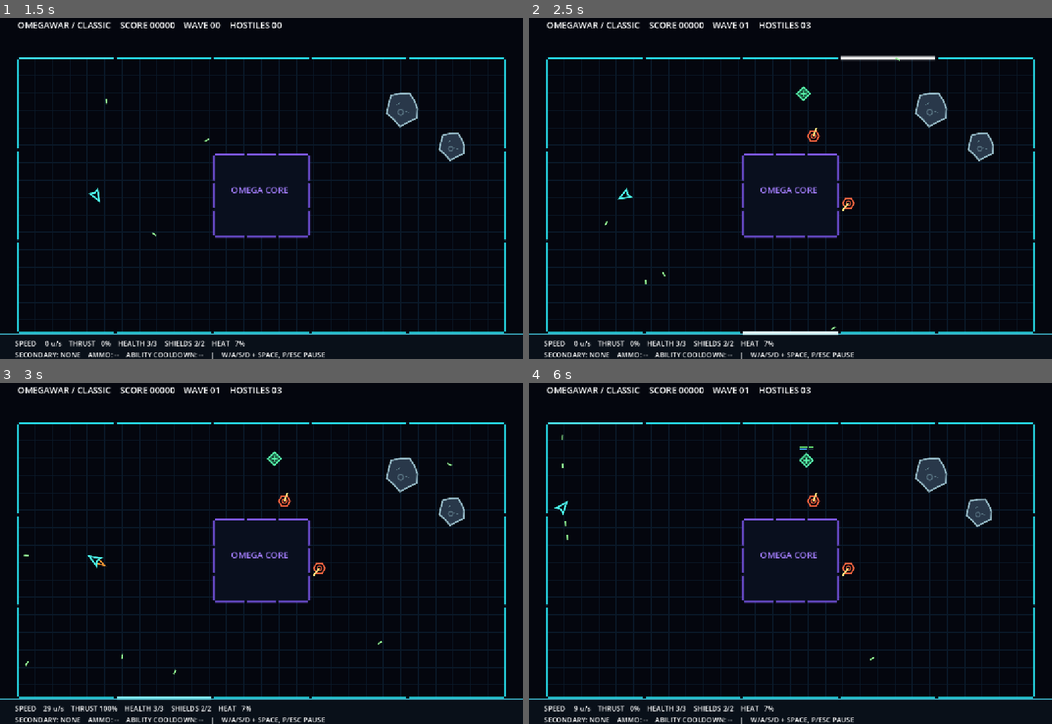
Above: before the commit, frames 1-4 (two rows, left to right).
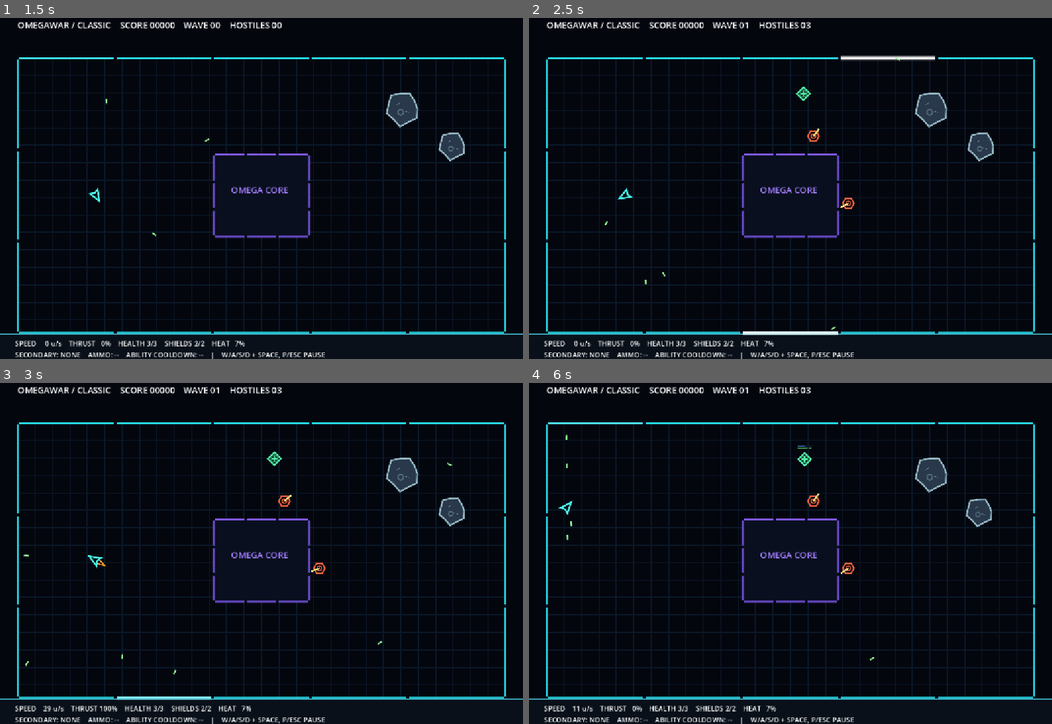
Above: after the commit, the same moments.

Repository: Jonty303/Project-OmegaWar
Game: Godot game, scene res://scenes/main.tscn
The game is run twice, just before and just after one commit, with the same random seed, the same clock (stepped at 60 frames per second) and the same inputs.
Inputs:
- Up to frame 1 (1.5 s): tap Enter (restart) at 0.5 s; hold D (turn_right) 0.53-1.28 s; hold Space (fire) 0.53-1.28 s; hold S (brake) from 1.28 s (still down); tap Space (fire) at 1.35 s
- Up to frame 2 (2.5 s): release S (brake) at 2.03 s; hold D (turn_right) from 2.03 s (still down); hold Space (fire) from 2.03 s (still down)
- Up to frame 3 (3 s): release D (turn_right) at 2.78 s; release Space (fire) at 2.78 s; hold W (thrust) from 2.78 s (still down); tap Space (fire) at 2.85 s
- Up to frame 4 (6 s): release W (thrust) at 3.53 s; hold Space (fire) 3.53-4.28 s; hold A (turn_left) 3.53-5.03 s; tap Space (fire) at 4.35, 5.85 s; hold S (brake) 5.03-5.78 s; hold Space (fire) 5.03-5.78 s; hold D (turn_right) from 5.78 s (still down)

Frame 1 is identical in both runs. In frame 2, less than 0.1% of the frame differs, in the area x 54-62%, y 32-57%; in frame 3, less than 0.1%; in frame 4, 0.7%, in the area x 4-62%, y 15-97%.

Commit message:
Add dual-zone directional sentry vision and investigative search; improve wall restitution and repair response

Diff:
--- a/scripts/arena.gd
+++ b/scripts/arena.gd
@@ -6,6 +6,7 @@
 const BOUNDS := Rect2(40, 110, 1120, 630)
 const CORE := Rect2(490, 330, 220, 190)
 const FLASH_SECONDS := 0.26
+const WALL_RESTITUTION := 0.985
 
 signal wall_bounced(at: Vector2, speed: float)
 signal asteroid_struck(at: Vector2, power: float)
@@ -208,7 +209,7 @@
 		var next := body.position + Vector2(velocity.x * delta / steps, 0)
 		if blocked_static(next, radius):
 			register_bounce(next, radius, true, velocity.x, absf(velocity.x), true)
-			velocity.x *= -0.7
+			velocity.x *= -WALL_RESTITUTION
 		elif asteroid_at(next, radius) != null:
 			velocity = asteroid_body_impact(next, velocity, radius)
 		else:
@@ -216,7 +217,7 @@
 		next = body.position + Vector2(0, velocity.y * delta / steps)
 		if blocked_static(next, radius):
 			register_bounce(next, radius, false, velocity.y, absf(velocity.y), true)
-			velocity.y *= -0.7
+			velocity.y *= -WALL_RESTITUTION
 		elif asteroid_at(next, radius) != null:
 			velocity = asteroid_body_impact(next, velocity, radius)
 		else:
--- a/scripts/enemy.gd
+++ b/scripts/enemy.gd
@@ -3,15 +3,21 @@
 # Local Drone: a territorial sentry, not a continuously homing attacker.
 const COLLISION_RADIUS := 14.0
 const DamageModel = preload("res://scripts/combat_health.gd")
-const VISION_RANGE := 250.0
-const WEAPON_RANGE := 200.0
+const SHORT_VISION_RANGE := 90.0
+const LONG_VISION_RANGE := 365.0
+const FRONT_VISION_HALF_ANGLE := deg_to_rad(20.0)
+const WEAPON_RANGE := 240.0
+const IDLE_TURRET_RATE := 0.80
+const IDLE_SWEEP := 0.65
+const LOOK_SWEEP := 1.30
+const LOOK_AROUND_SECONDS := 6.0
+const SEARCH_ARRIVAL_RADIUS := 17.0
 const TRAVEL_SPEED := 54.0
 const ACCELERATION := 75.0
 const TURRET_TURN_RATE := 6.0
 const AIM_TOLERANCE := 0.12
 const FIRE_INTERVAL := 2.1
 const MUZZLE_DISTANCE := 19.0
-const SEARCH_DISTANCE := 170.0
 
 var velocity := Vector2.ZERO
 var health := 2.0
@@ -27,38 +33,88 @@
 var last_seen_position := Vector2.ZERO
 var search_heading := Vector2.RIGHT
 var search_goal := Vector2.ZERO
+var searching := false
+var looking_around := false
+var look_timer := 0.0
+var scan_initialized := false
+var scan_phase := 0.0
+var scan_anchor := 0.0
+var scan_turn_timer := 18.0
+
+func scan_gun(delta: float) -> void:
+	# Slowly sweep the forward arc, with occasional deliberate 180-degree
+	# changes in the search direction. No instant sensor rotation.
+	if not scan_initialized:
+		scan_anchor = turret_angle
+		scan_initialized = true
+	scan_phase += delta * 0.60
+	scan_turn_timer -= delta
+	if scan_turn_timer <= 0.0:
+		scan_anchor = wrapf(scan_anchor + PI, -PI, PI)
+		scan_turn_timer = randf_range(15.0, 28.0)
+	var sweep: float = LOOK_SWEEP if looking_around else IDLE_SWEEP
+	var desired: float = scan_anchor + sin(scan_phase) * sweep
+	turret_angle = rotate_toward(turret_angle, desired, IDLE_TURRET_RATE * delta)
+
+func has_sight_on(player_position: Vector2, arena: Node2D) -> bool:
+	var to_player: Vector2 = player_position - position
+	var distance: float = to_player.length()
+	if distance > LONG_VISION_RANGE:
+		return false
+	if not arena.has_line_of_sight(position, player_position):
+		return false
+	if distance <= SHORT_VISION_RANGE:
+		return true # Close proximity sensor sees in all 360 degrees.
+	var angle: float = to_player.angle()
+	return absf(wrapf(angle - turret_angle, -PI, PI)) <= FRONT_VISION_HALF_ANGLE
 
 func step(delta: float, player_position: Vector2, arena: Node2D) -> void:
 	fire_timer = maxf(0.0, fire_timer - delta)
 	collision_cooldown = maxf(0.0, collision_cooldown - delta)
+	var was_visible := can_see_player
 
-	var distance_to_player := position.distance_to(player_position)
-	can_see_player = (
-		distance_to_player <= VISION_RANGE
-		and arena.has_line_of_sight(position, player_position)
-	)
+	if not spotted_once or looking_around:
+		scan_gun(delta)
+	can_see_player = has_sight_on(player_position, arena)
 	if can_see_player:
 		spotted_once = true
+		searching = false
+		looking_around = false
 		last_seen_position = player_position
-		var direction := position.direction_to(player_position)
-		if direction.length_squared() > 0.01:
+		search_goal = player_position
+		var direction: Vector2 = position.direction_to(player_position)
+		if not direction.is_zero_approx():
 			search_heading = direction
-		search_goal = player_position
+	elif was_visible and spotted_once:
+		# Only remember the last ACTUALLY seen point. Never cheat by using
+		# player_position again after LOS or detection is lost.
+		searching = true
+		looking_around = false
+		search_goal = last_seen_position
 
-	var destination := position
+	var destination: Vector2 = position
 	var should_move := false
 	if can_see_player:
-		# Once the drone can fire from where it stands, it holds that location.
-		if distance_to_player > WEAPON_RANGE * 0.90:
+		if position.distance_to(player_position) > WEAPON_RANGE * 0.90:
 			destination = player_position
 			should_move = true
-	elif spotted_once:
-		# Search last-known location; then continue methodically along the last
-		# observed bearing. Never seek the player's actual unseen position.
-		if position.distance_to(search_goal) < 23.0:
-			search_goal += search_heading * SEARCH_DISTANCE
-		destination = search_goal
-		should_move = true
+	elif searching:
+		if position.distance_to(search_goal) <= SEARCH_ARRIVAL_RADIUS:
+			searching = false
+			looking_around = true
+			look_timer = LOOK_AROUND_SECONDS
+			scan_anchor = search_heading.angle()
+			scan_phase = 0.0
+			scan_initialized = true
+		else:
+			destination = search_goal
+			should_move = true
+	elif looking_around:
+		look_timer = maxf(0.0, look_timer - delta)
+		if look_timer <= 0.0:
+			looking_around = false
+			spotted_once = false
+			scan_anchor = turret_angle
 
 	var desired_velocity := Vector2.ZERO
 	if should_move:
@@ -68,11 +124,15 @@
 	velocity = velocity.move_toward(desired_velocity, ACCELERATION * delta)
 	velocity = arena.move_body(self, velocity, COLLISION_RADIUS, delta)
 
-	# A separate rotating clock hand represents the gun's independent facing.
-	var aim_point := last_seen_position if spotted_once else position + Vector2.from_angle(turret_angle)
-	var bearing := position.direction_to(aim_point)
-	if bearing.length_squared() > 0.01:
-		turret_angle = rotate_toward(turret_angle, bearing.angle(), TURRET_TURN_RATE * delta)
+	if can_see_player:
+		var bearing: Vector2 = position.direction_to(player_position)
+		if not bearing.is_zero_approx():
+			turret_angle = rotate_toward(turret_angle, bearing.angle(), TURRET_TURN_RATE * delta)
+	elif searching:
+		# Gun watches last reported contact while travelling there.
+		var bearing: Vector2 = position.direction_to(search_goal)
+		if not bearing.is_zero_approx():
+			turret_angle = rotate_toward(turret_angle, bearing.angle(), TURRET_TURN_RATE * delta)
 	queue_redraw()
 
 func ready_to_fire(player_position: Vector2, arena: Node2D) -> bool:
--- a/scripts/repair_bot.gd
+++ b/scripts/repair_bot.gd
@@ -4,8 +4,8 @@
 const COLLISION_RADIUS := 16.0
 const MAX_HEALTH := 6.0
 const MAX_SHIELDS := 2.0
-const MOVE_SPEED := 42.0
-const ACCELERATION := 55.0
+const MOVE_SPEED := 88.0
+const ACCELERATION := 130.0
 const TETHER_RANGE := 148.0
 const HULL_REPAIR_RATE := 0.9
 const SHIELD_REPAIR_RATE := 0.75
@@ -24,6 +24,7 @@
 func needs_healing(ally: Node2D) -> bool:
 	return ally.health < ally.max_health - 0.001 or ally.shields < ally.max_shields - 0.001
 
+# Full-map allied distress awareness; repair range itself is still limited.
 func find_patient(allies: Array[Node2D]) -> Node2D:
 	var best: Node2D = null
 	var nearest := INF
--- a/scripts/status_bars.gd
+++ b/scripts/status_bars.gd
@@ -10,8 +10,9 @@
 	var hp_ratio := clampf(hull / maxf(max_hull, 0.001), 0.0, 1.0)
 	var shield_ratio := clampf(shields / maxf(max_shields, 0.001), 0.0, 1.0)
 	actor.draw_rect(Rect2(left - 1.0, y - 1.0, width + 2.0, 11.0), Color(0.02, 0.05, 0.08, 0.82), true)
-	actor.draw_rect(Rect2(left, y, width, 3.0), Color(0.17, 0.21, 0.22), true)
-	actor.draw_rect(Rect2(left, y, width * hp_ratio, 3.0), Color(0.43, 0.95, 0.47), true)
-	actor.draw_rect(Rect2(left, y + 5.0, width, 3.0), Color(0.11, 0.18, 0.23), true)
+	# Blue shield track is on TOP: visually depleted before green hull.
+	actor.draw_rect(Rect2(left, y, width, 3.0), Color(0.11, 0.18, 0.23), true)
 	if max_shields > 0.0:
-		actor.draw_rect(Rect2(left, y + 5.0, width * shield_ratio, 3.0), Color(0.28, 0.69, 1.0), true)
+		actor.draw_rect(Rect2(left, y, width * shield_ratio, 3.0), Color(0.28, 0.69, 1.0), true)
+	actor.draw_rect(Rect2(left, y + 5.0, width, 3.0), Color(0.17, 0.21, 0.22), true)
+	actor.draw_rect(Rect2(left, y + 5.0, width * hp_ratio, 3.0), Color(0.43, 0.95, 0.47), true)
